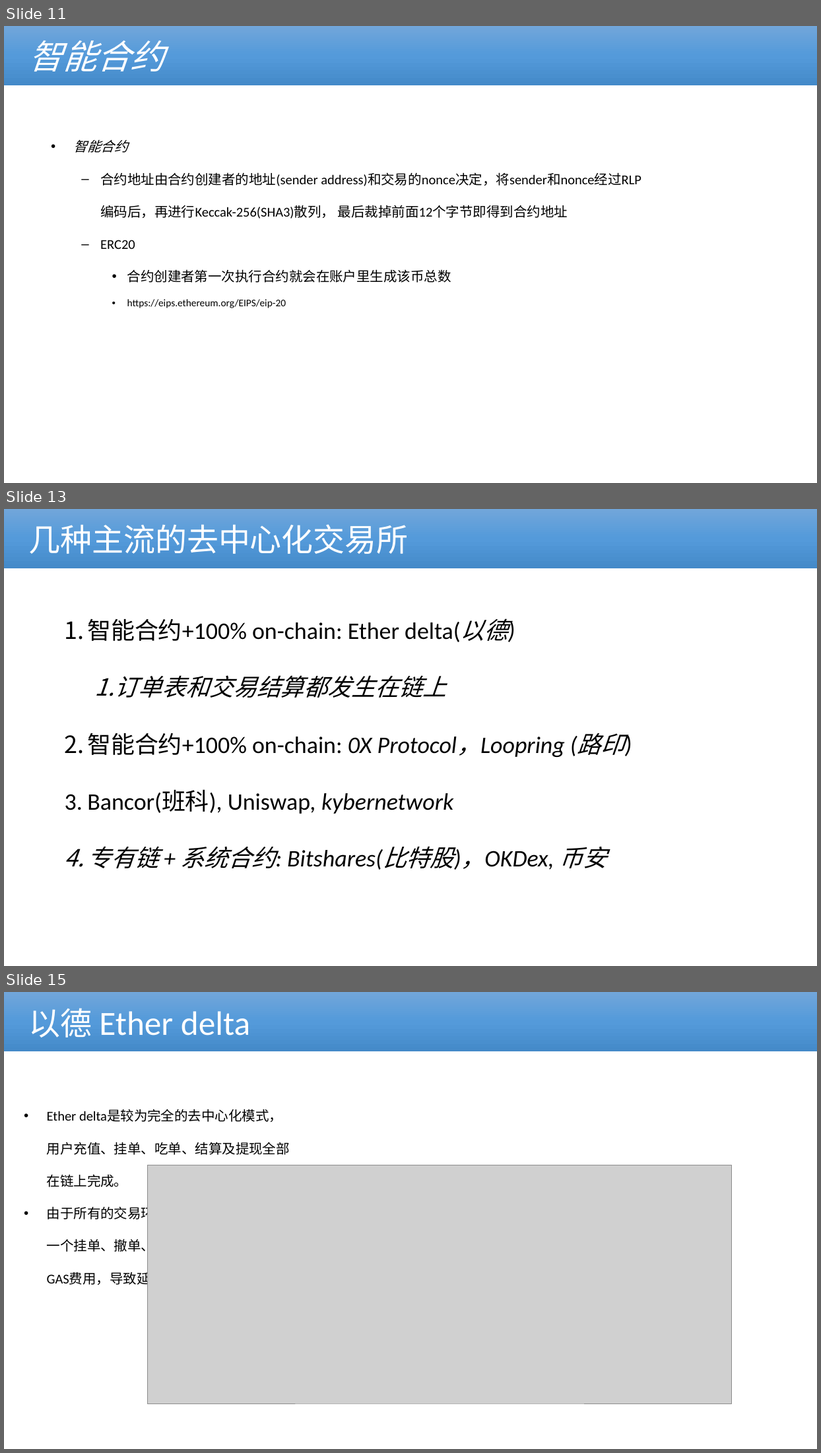
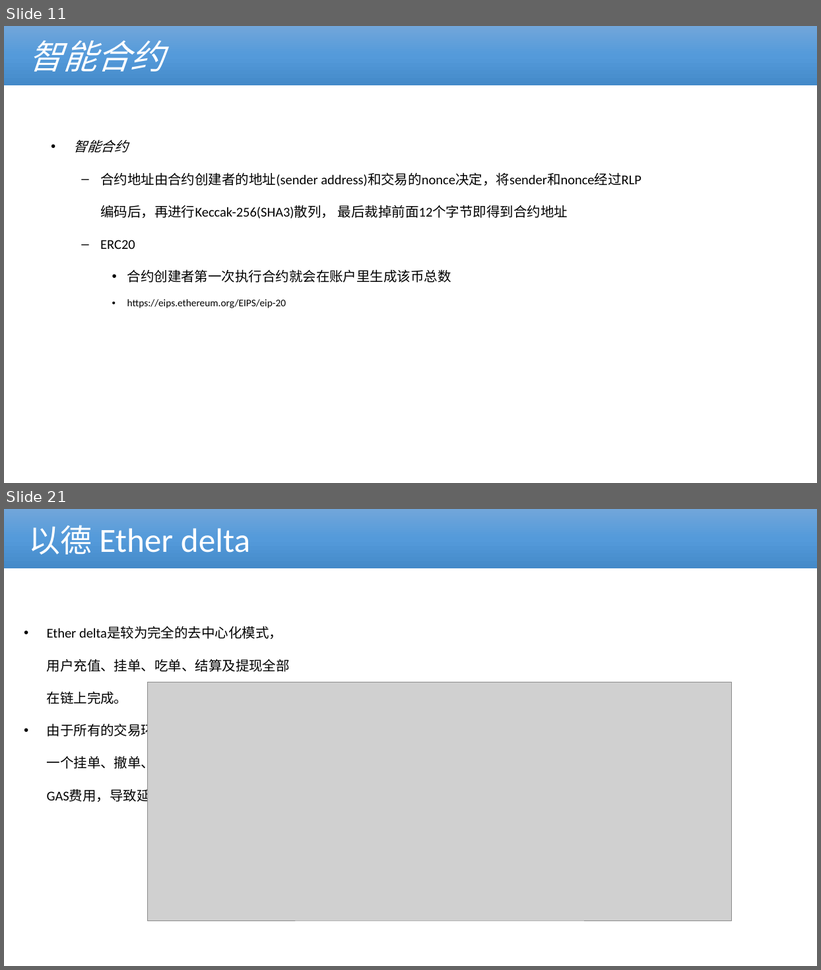
Before and after one commit to cmdpos/gaia, a slide deck: ppt/blockchain-dex.pptx. Shown one above the other, each under a label of ours: slides 11, 13 and 15 before the commit, slides 11 and 21 after it; the slides between them are not shown. The pictures are 821x1453 and 821x970 pixels, drawn with LibreOffice and Linux fonts; fonts in the diff are those of the drawing; grey boxes stand for pictures; background and template pictures are left out. Boxes give left, top, right and bottom in pixels: in the first picture for what was removed or moved away, otherwise in the second. Text is boxed around its words. In the diff, an @@ line names an element or a change of style, - is before the commit and + after.

```diff
--- a/ppt/blockchain-dex.pptx
+++ b/ppt/blockchain-dex.pptx
@@ slide 13 removed at box(4, 509, 817, 966), background #FFFFFF @@
@@ rectangle removed at box(4, 509, 817, 568) @@
-几种主流的去中心化交易所
@@ text removed at box(87, 619, 625, 870) @@
-1. 智能合约+100% on-chain: Ether delta(以德)
-  1. 订单表和交易结算都发生在链上
-2. 智能合约+100% on-chain: 0X Protocol，Loopring (路印)
-3. Bancor(班科), Uniswap, kybernetwork
-4. 专有链 + 系统合约: Bitshares(比特股)，OKDex, 币安
@@ what was slide 15 is now slide 21 @@
```
Also in this commit, not shown: 4 slides changed, 2 slides added, 3 other slides removed.
